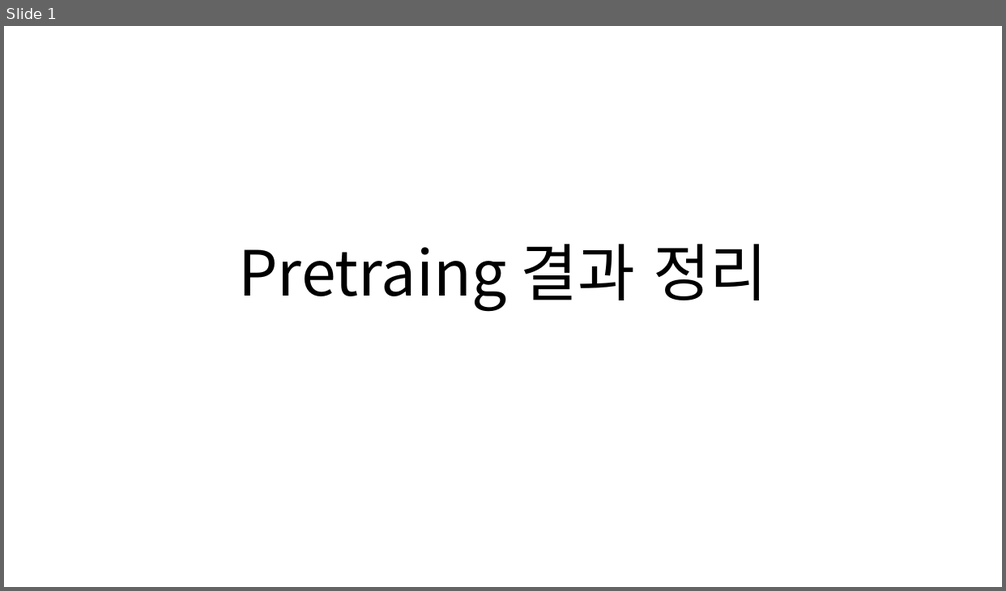
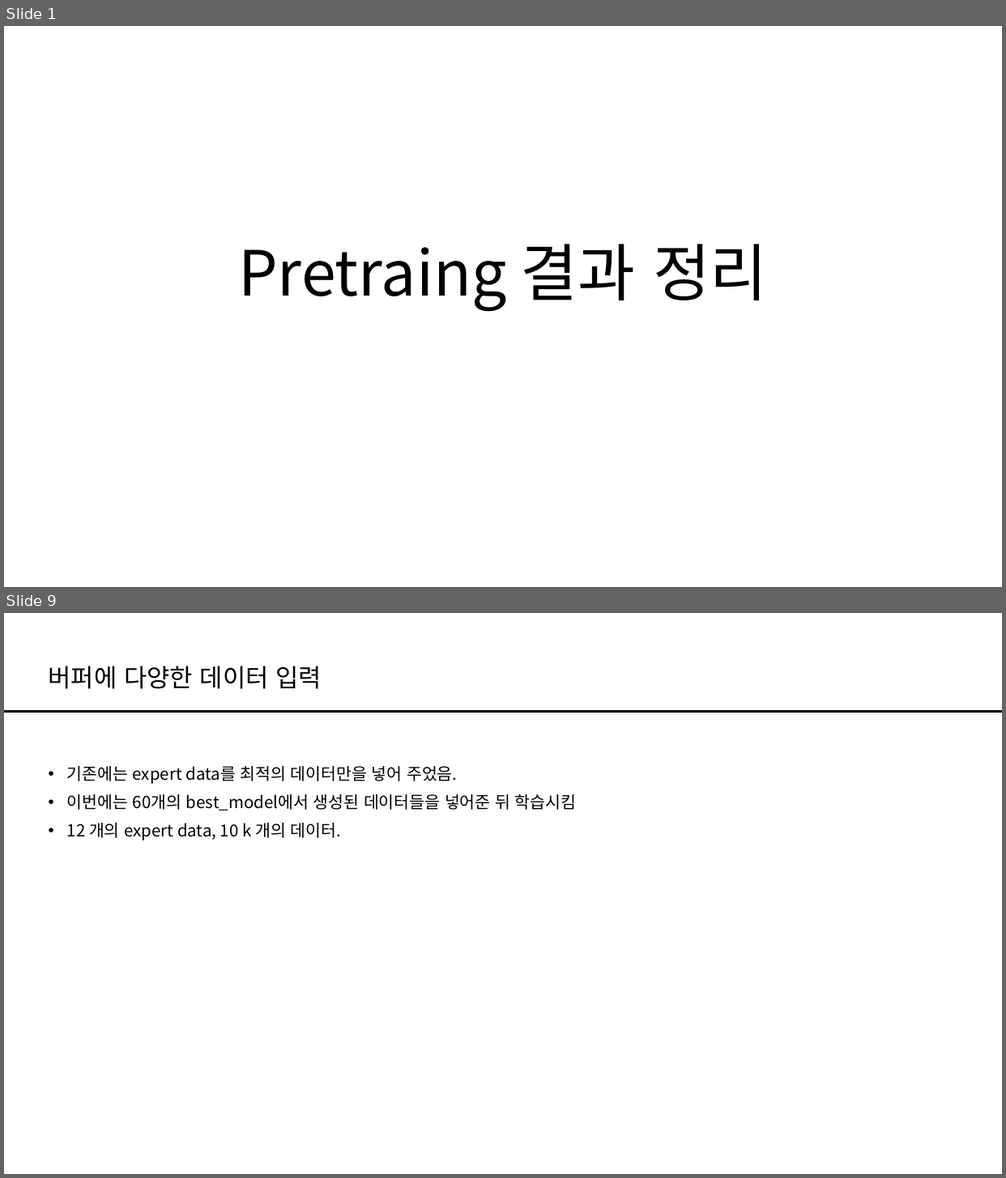
Before and after one commit to HAN2496/CarMakerResults, a slide deck: 1217Report_Pretrain정리/1217Report.pptx. Shown one above the other, each under a label of ours: slide 1 before the commit, slides 1 and 9 after it; the slides between them are not shown. The pictures are 1006x591 and 1006x1178 pixels, drawn with LibreOffice and Linux fonts; fonts in the diff are those of the drawing. Boxes give left, top, right and bottom in pixels: in the first picture for what was removed or moved away, otherwise in the second. Text is boxed around its words. In the diff, an @@ line names an element or a change of style, - is before the commit and + after.

```diff
--- a/1217Report_Pretrain정리/1217Report.pptx
+++ b/1217Report_Pretrain정리/1217Report.pptx
@@ slide 9 added at (x1=4, y1=613, x2=1002, y2=1174), background #FFFFFF @@
@@ title added at (x1=49, y1=666, x2=322, y2=689), 24 pt, text #000000 @@
+버퍼에 다양한 데이터 입력
@@ line added from (4, 712) to (1002, 712), #000000 2.25 pt @@
@@ text added at (x1=67, y1=766, x2=576, y2=841), 16 pt, text #000000 @@
+• 기존에는 expert data를 최적의 데이터만을 넣어 주었음.
+• 이번에는 60개의 best_model에서 생성된 데이터들을 넣어준 뒤 학습시킴
+• 12 개의 expert data, 10 k 개의 데이터.
```
Also in this commit, not shown: 1 slide changed, 8 other slides added.
